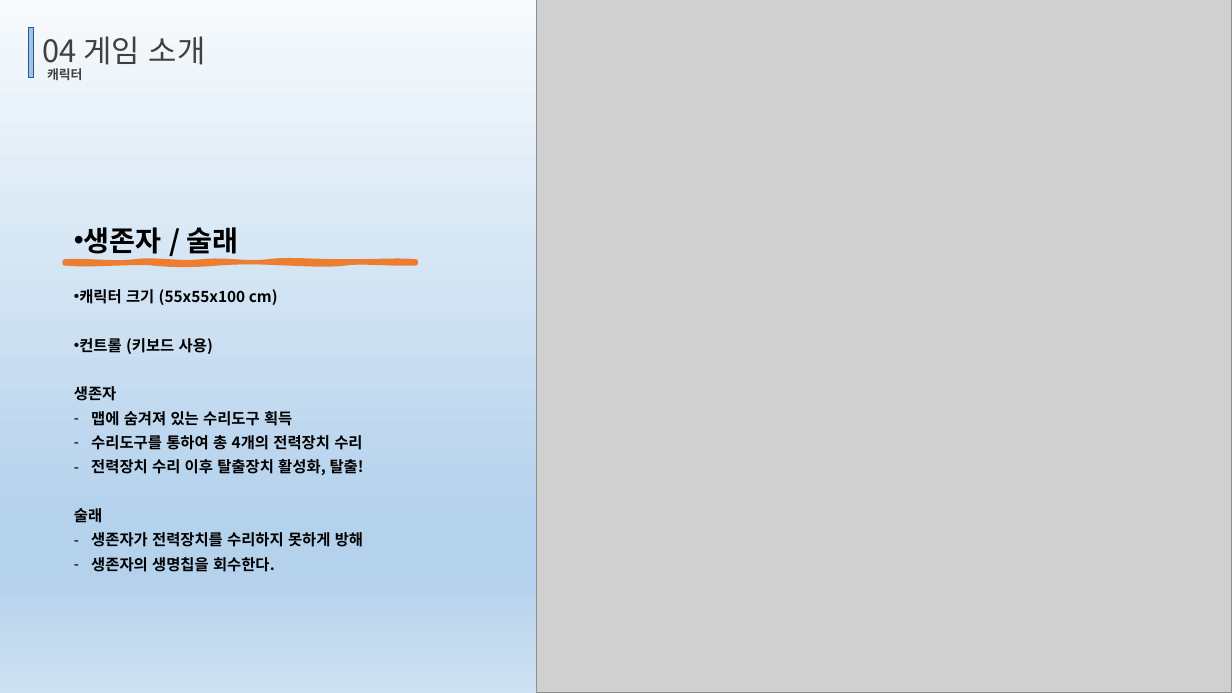
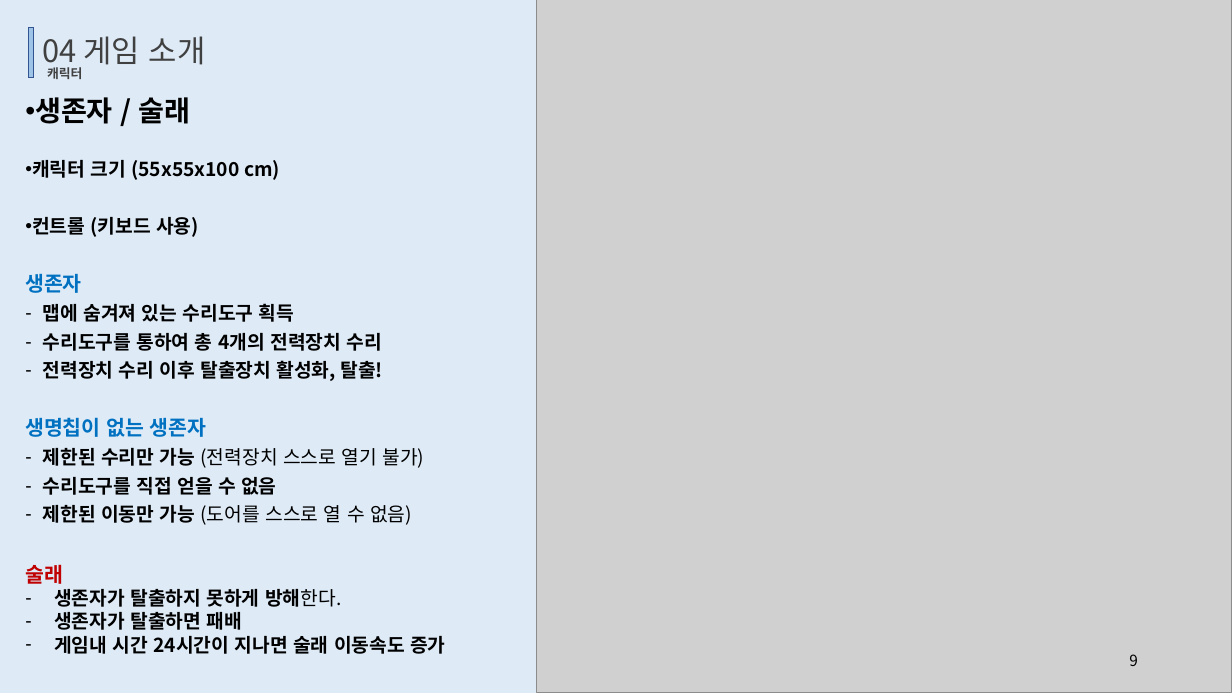
Before and after one commit to TUKoreaEscape/Graduation_Project, a slide deck: slide 9 of Graduation_Document/Who's the tagger.pptx. Drawn at 1232x693 pixels with LibreOffice and Linux fonts; fonts in the diff are those of the drawing; grey boxes stand for pictures. Boxes give left, top, right and bottom in pixels: in the first picture for what was removed or moved away, otherwise in the second. Text is boxed around its words. In the diff, an @@ line names an element or a change of style, - is before the commit and + after.

Commit message:
PPT 최종 수정본
아마 또 수정될 가능성 있음 ㅎ

```diff
--- a/Graduation_Document/Who's the tagger.pptx
+++ b/Graduation_Document/Who's the tagger.pptx
@@ background gradient #F7FAFD to #B5D2EC to #CEE1F2 to #DEEBF7 @@
@@ text "생존자 / 술래": place and size @@
-text "생존자 / 술래" at (74, 227, 364, 572)
+text "생존자 / 술래" at (25, 97, 445, 654)
@@ text at (25, 160, 383, 584): size 12 to 15 pt in "캐릭터 크기 (55x55x100 cm)", "컨트롤 (키보드 사용)", "맵에 숨겨져 있는 수리도구 획득", "수리도구를 통하여 총 4개의 전력장치 수리" and 1 more places; size 12 to 16 pt in "생존자", "술래"; text colour #000000 to #0070C0 in "생존자"; text colour #000000 to #C00000 in "술래"; line spacing 0.9 to 1; less space between paragraphs @@
@@ rectangle added at (53, 231, 427, 282), fill #DEEBF7 @@
@@ freeform shape removed at (65, 262, 416, 263) @@
@@ text at (25, 417, 424, 525): paragraphs added @@
+생명칩이 없는 생존자
+– 제한된 수리만 가능 (전력장치 스스로 열기 불가)
+– 수리도구를 직접 얻을 수 없음
+– 제한된 이동만 가능 (도어를 스스로 열 수 없음)
@@ text at (54, 589, 445, 654): text changed; size 12 to 15 pt @@
-– 생존자가 전력장치를 수리하지 못하게 방해
-– 생존자의 생명칩을 회수한다.
+– 생존자가 탈출하지 못하게 방해한다.
+– 생존자가 탈출하면 패배
+– 게임내 시간 24시간이 지나면 술래 이동속도 증가
@@ page number added at (1129, 654, 1138, 666), 12 pt, text #000000 @@
+9
```
Also in this commit, not shown: 18 other slides changed, 1 slide removed, 3 other files.
